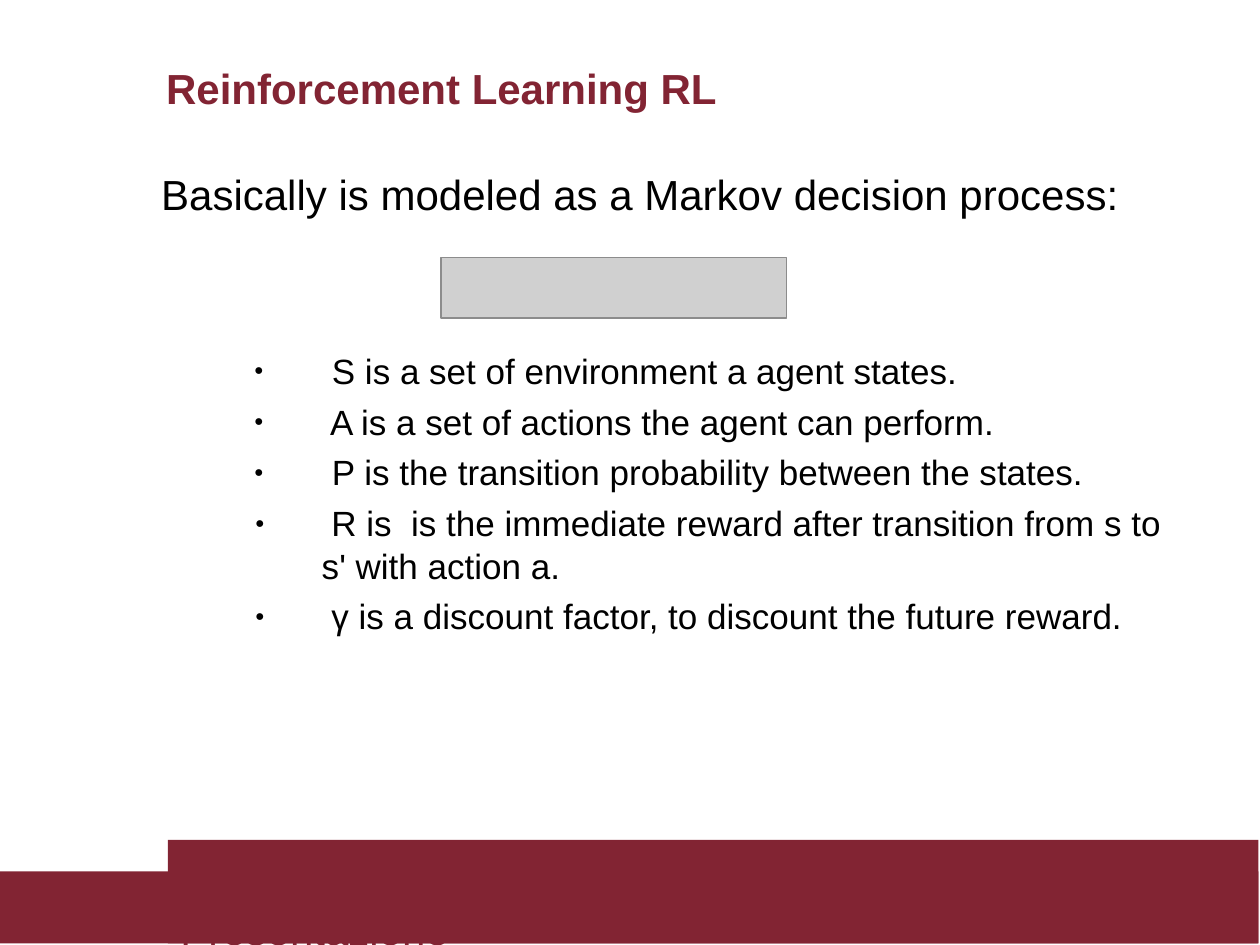
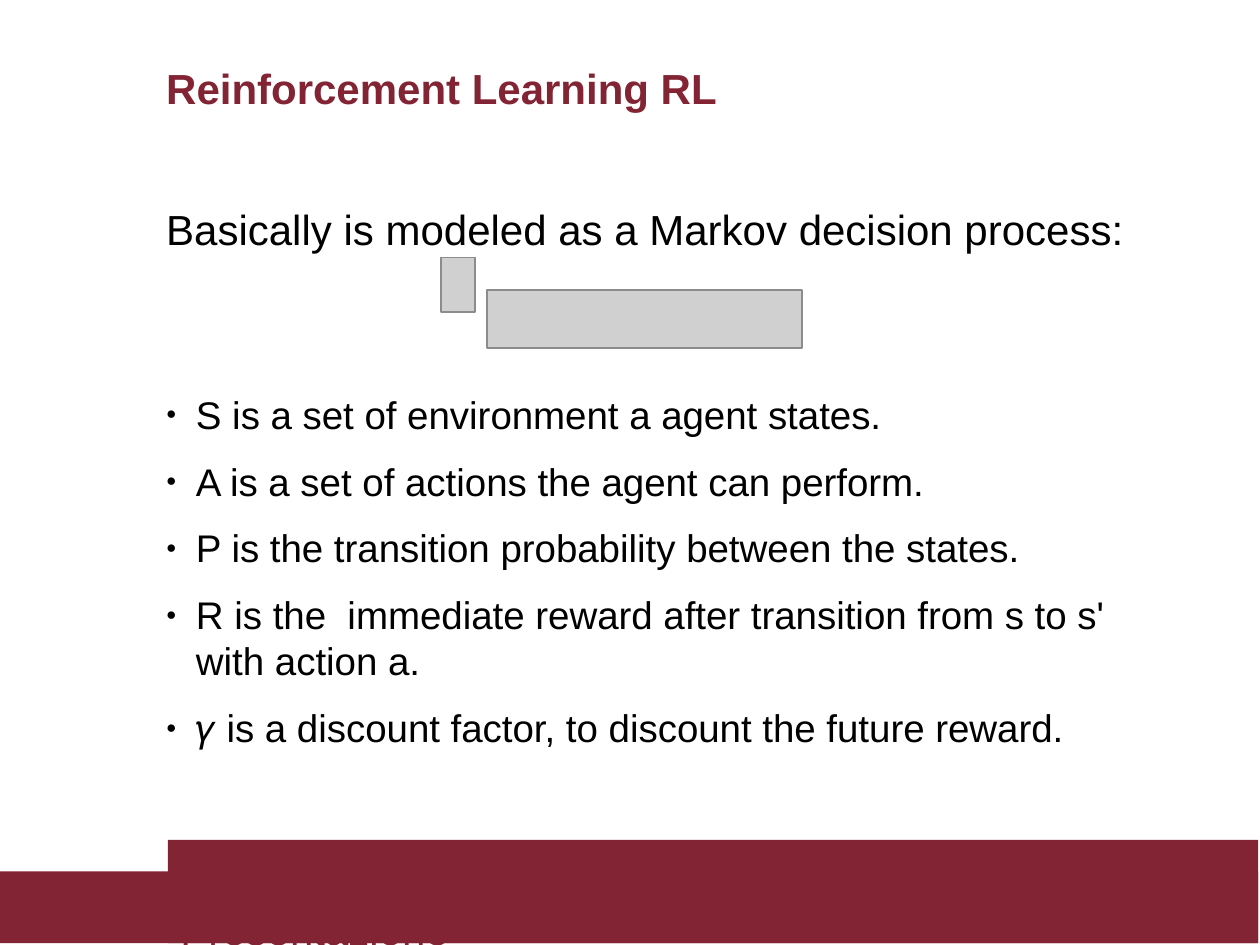
Before and after one commit to milad88/Generative_models_thesis, a slide deck: slide 7 of Milad_kiwan_presentation.ppt (slide 9 before the commit). Drawn at 1260x945 pixels with LibreOffice and Linux fonts; fonts in the diff are those of the drawing; grey boxes stand for pictures. Boxes give left, top, right and bottom in pixels: in the first picture for what was removed or moved away, otherwise in the second. Text is boxed around its words. In the diff, an @@ line names an element or a change of style, - is before the commit and + after.

```diff
--- a/Milad_kiwan_presentation.ppt
+++ b/Milad_kiwan_presentation.ppt
@@ text "Basically is modeled as a ...": place and size @@
-text "Basically is modeled as a ..." at [161,179,1160,636]
+text "Basically is modeled as a ..." at [166,214,1123,750]
@@ picture added at [441,258,475,312] @@
@@ picture: place and size @@
-picture at [441,258,786,319]
+picture at [488,290,803,348]
@@ text at [196,401,1019,570]: size 20 to 22 pt in "S is a set of environment a ...", "A is a set of actions the ...", "P is the transition probability between the ..."; list level 2 to 1 in "S is a set of ..."; list level 2 to 1 in "A is a set of ..."; list level 2 to 1 in "P is the transition probability ..." @@
@@ text at [196,601,1104,750]: text changed; size 20 to 22 pt @@
-  ● R is is the immediate reward after transition from s to s' with action a.
-  ● γ is a discount factor, to discount the future reward.
+● R is the immediate reward after transition from s to s' with action a.
+● 𝛾 is a discount factor, to discount the future reward.
```
Also in this commit, not shown: 7 other slides changed, 1 slide added, 2 slides removed, 8 other files.
